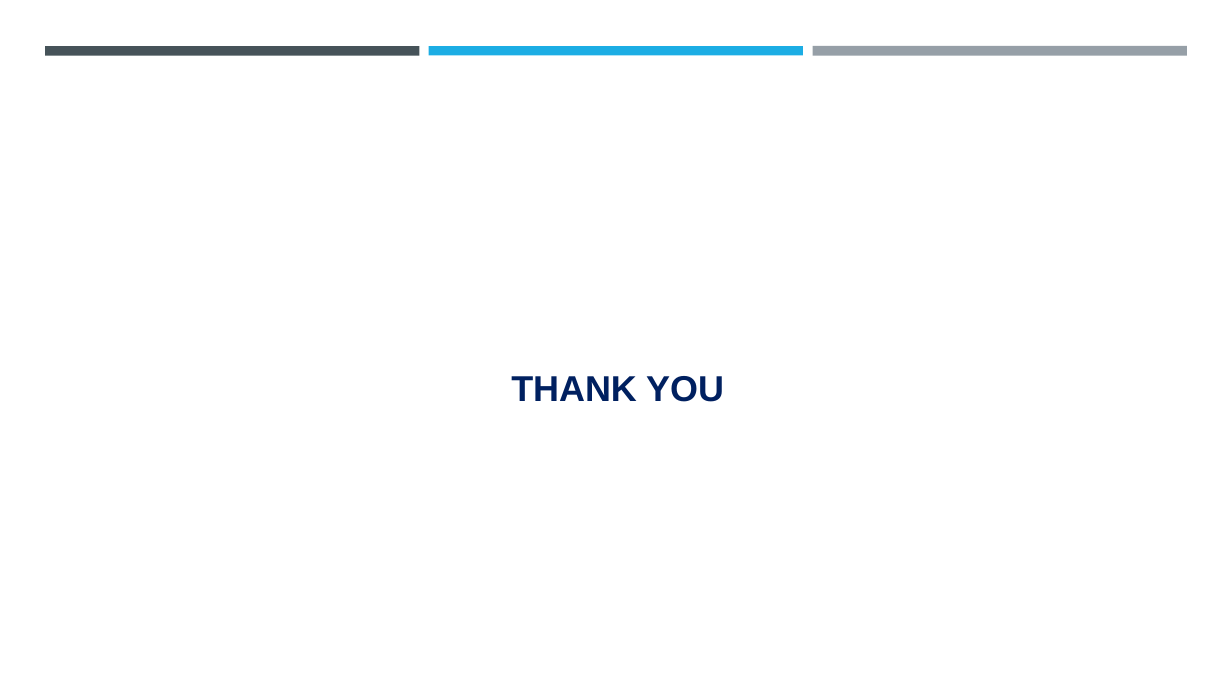
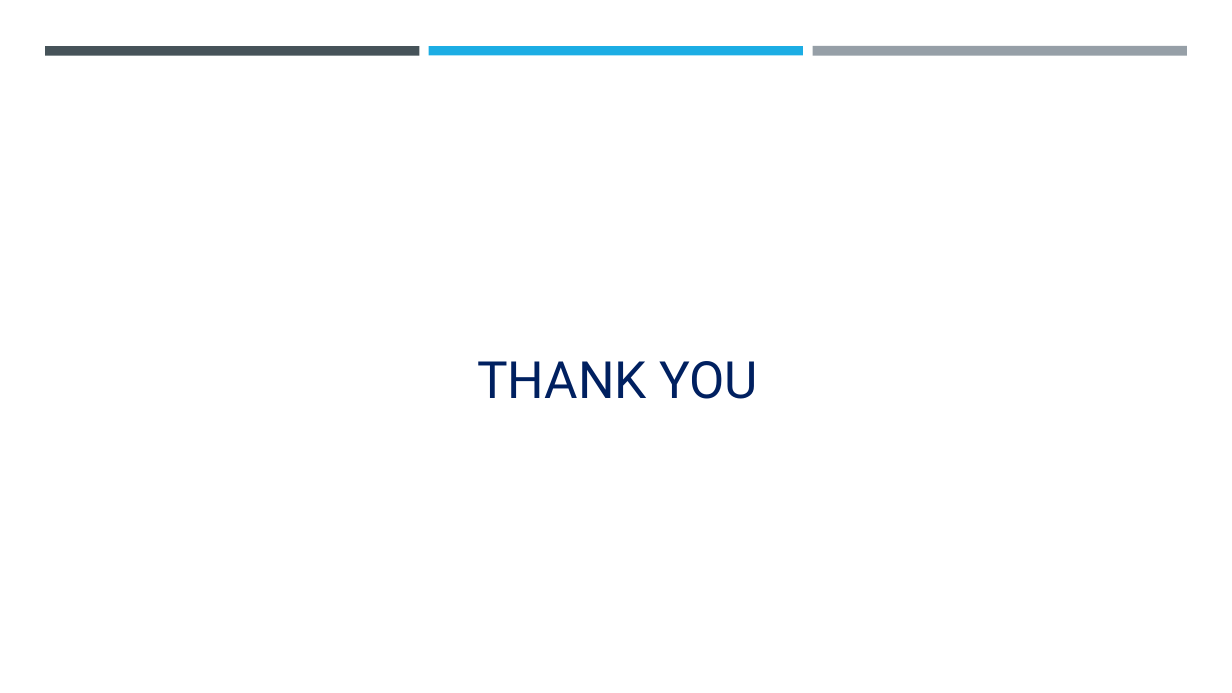
Before and after one commit to ParimalAhire/PathCraft-AIDA, a slide deck: slide 18 of ParimalAhire-PathCraft-AgenticAI.pptx (slide 14 before the commit). Drawn at 1232x693 pixels with LibreOffice and Linux fonts; fonts in the diff are those of the drawing; background and template pictures are left out. Boxes give left, top, right and bottom in pixels: in the first picture for what was removed or moved away, otherwise in the second. Text is boxed around its words. In the diff, an @@ line names an element or a change of style, - is before the commit and + after.

```diff
--- a/ParimalAhire-PathCraft-AgenticAI.pptx
+++ b/ParimalAhire-PathCraft-AgenticAI.pptx
@@ title "THANK YOU" at bbox=[477, 361, 758, 399]: size 28 to 40 pt, font Arial to Roboto, bold off @@
```
Also in this commit, not shown: 6 other slides changed, 11 slides added, 7 slides removed, 1 other file.
